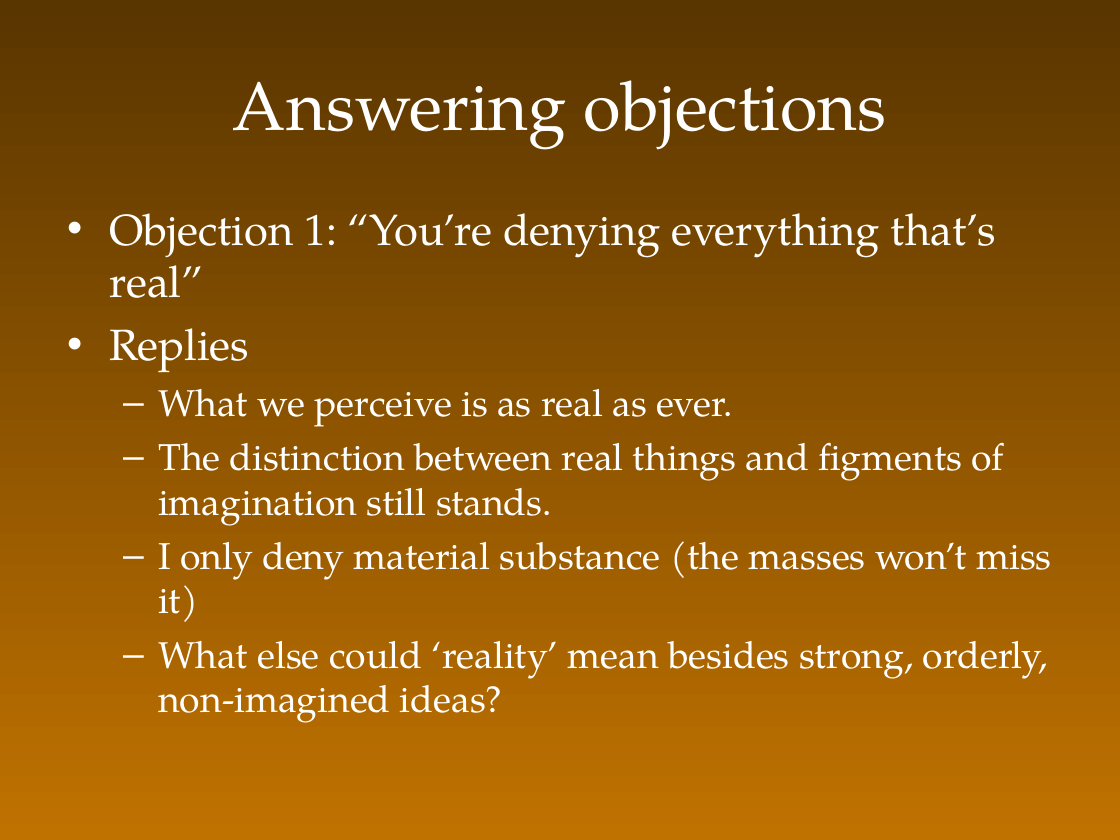
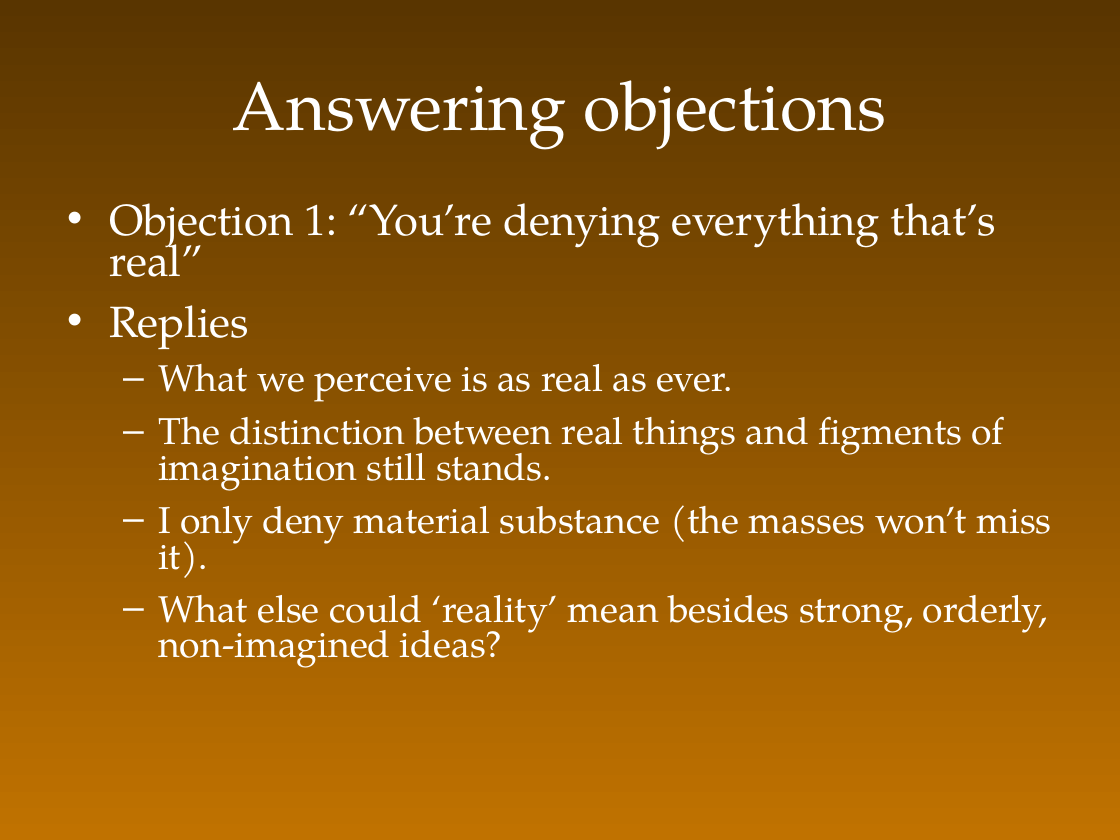
Before and after one commit to colemitchell/colemitchell.github.io, a slide deck: slide 35 of PHIL2220/Berkeley.ppt (slide 37 before the commit). Drawn at 1120x840 pixels with LibreOffice and Linux fonts; fonts in the diff are those of the drawing. Boxes give left, top, right and bottom in pixels: in the first picture for what was removed or moved away, otherwise in the second. Text is boxed around its words. In the diff, an @@ line names an element or a change of style, - is before the commit and + after.

```diff
--- a/PHIL2220/Berkeley.ppt
+++ b/PHIL2220/Berkeley.ppt
@@ text at (109, 203, 1048, 668): line spacing 1 to 0.8; more space between paragraphs @@
@@ text at (158, 505, 1051, 578): text changed @@
-  – I only deny material substance (the masses won’t miss it)
+  – I only deny material substance (the masses won’t miss it).
```
Also in this commit, not shown: 8 other slides changed, 2 slides removed, 2 other files.
